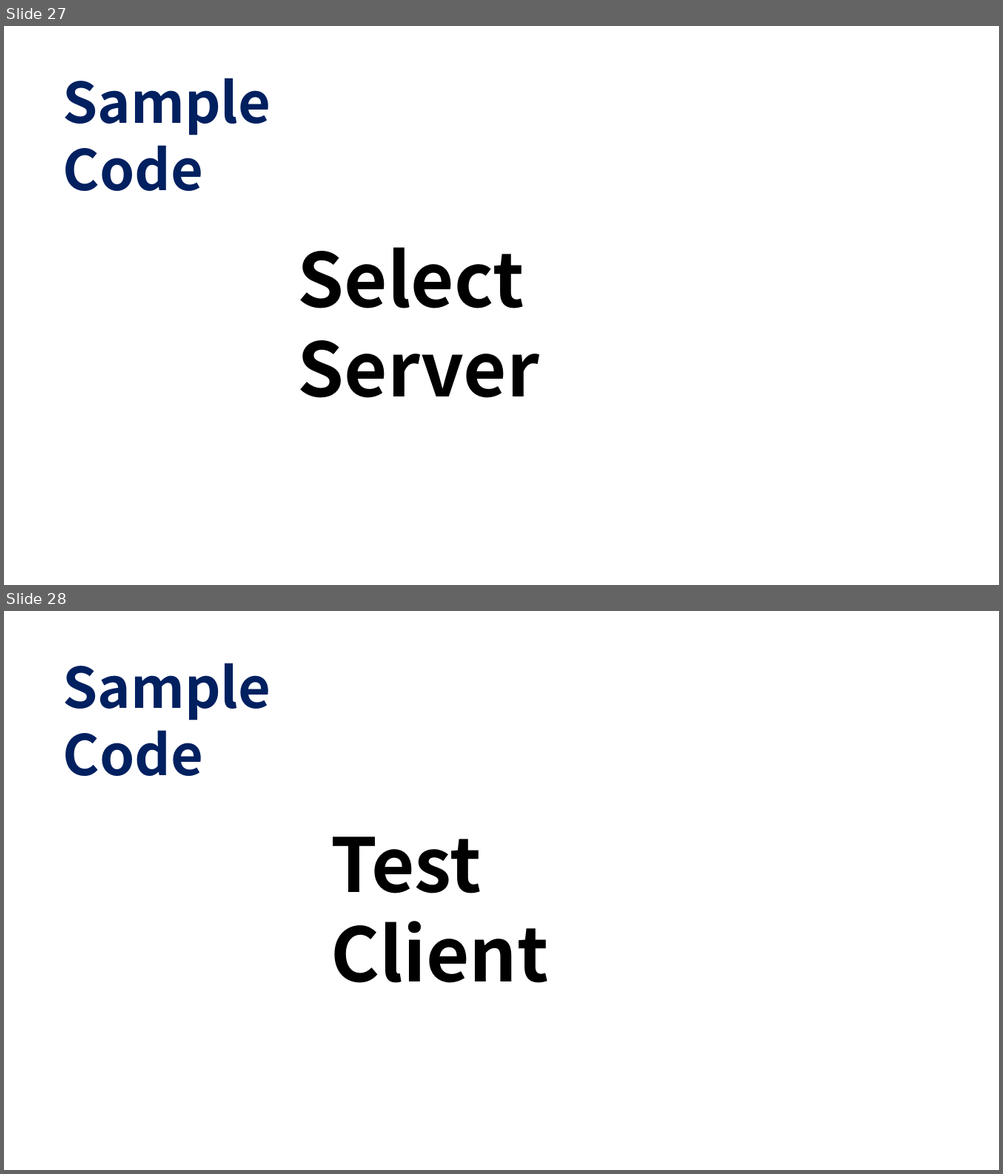
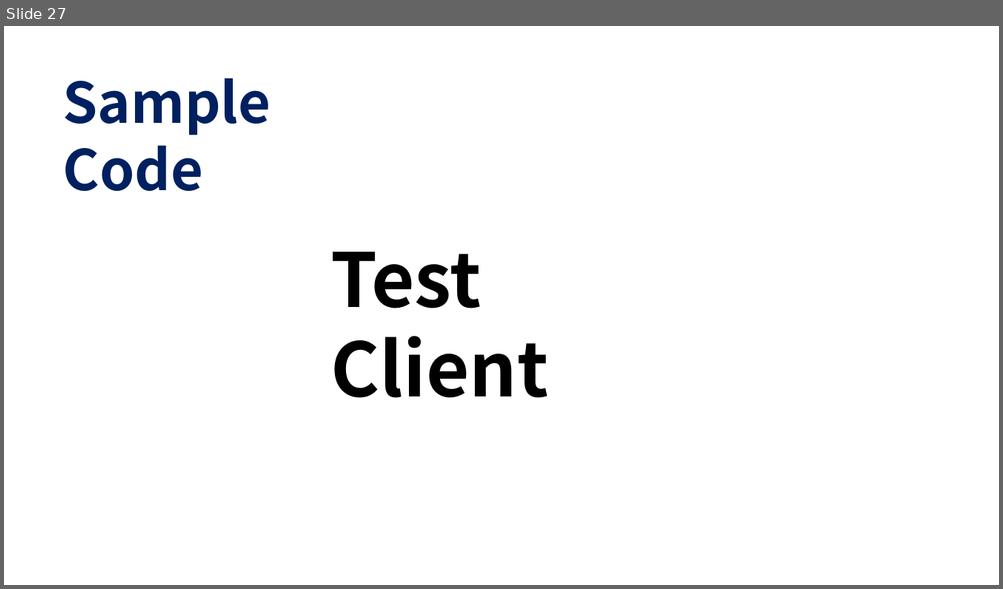
Before and after one commit to jacking75/edu_CSharpNetworkProgramming, a slide deck: Docs/01 CSharp 네트워크 프로그래밍 기초.pptx. Shown one above the other, each under a label of ours: slides 27 and 28 before the commit, slide 27 after it. The pictures are 1003x1174 and 1003x589 pixels, drawn with LibreOffice and Linux fonts; fonts in the diff are those of the drawing. Boxes give left, top, right and bottom in pixels: in the first picture for what was removed or moved away, otherwise in the second. Text is boxed around its words. In the diff, an @@ line names an element or a change of style, - is before the commit and + after.

```diff
--- a/Docs/01 CSharp 네트워크 프로그래밍 기초.pptx
+++ b/Docs/01 CSharp 네트워크 프로그래밍 기초.pptx
@@ slide 27 removed at <box>4,26,999,585</box>, background #FFFFFF @@
@@ text removed at <box>62,78,270,191</box> @@
-Sample Code
@@ text removed at <box>298,247,539,398</box> @@
-Select Server
@@ what was slide 28 is now slide 27 @@
```
Also in this commit, not shown: 3 slides added, 3 other slides removed, 20 other files.
